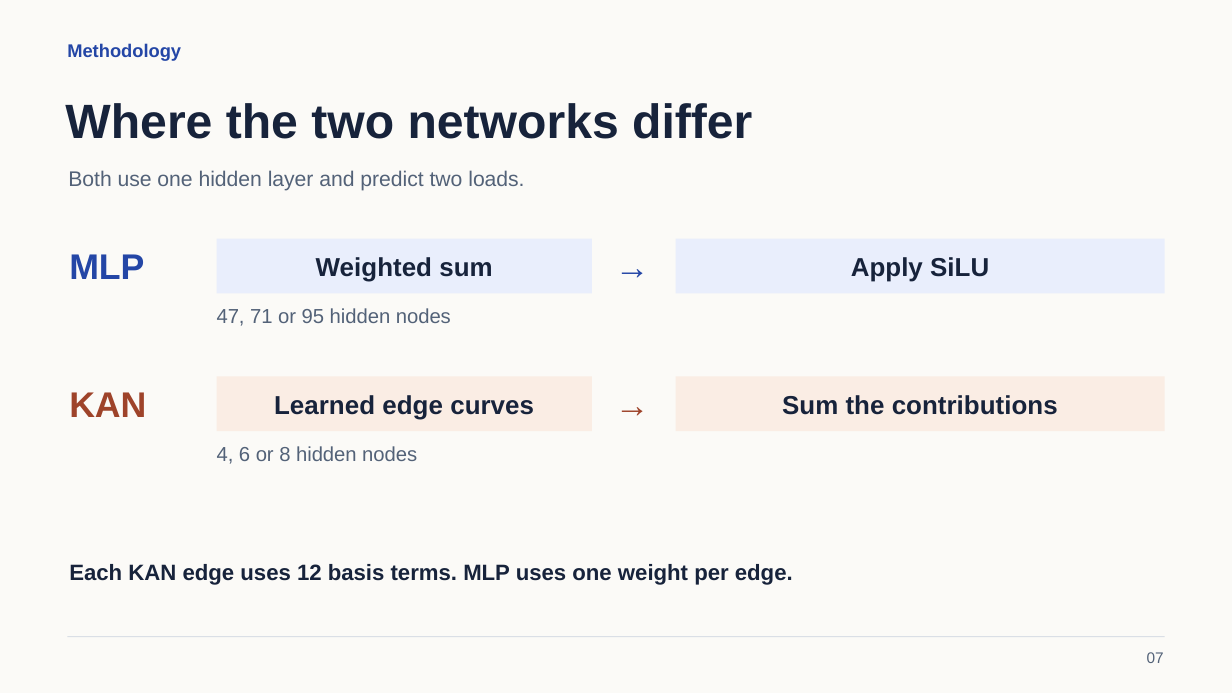
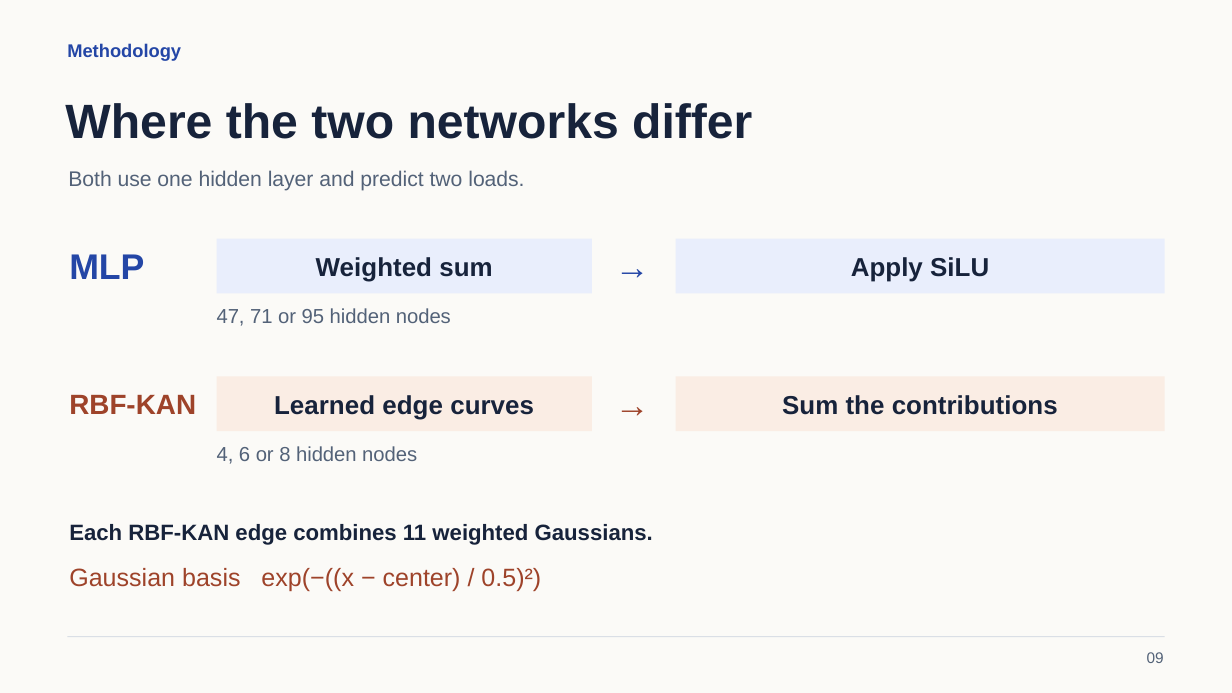
Before and after one commit to wei470/8610-Project, a slide deck: slide 9 of Presentation.pptx (slide 7 before the commit). Drawn at 1232x693 pixels with LibreOffice and Linux fonts; fonts in the diff are those of the drawing. Boxes give left, top, right and bottom in pixels: in the first picture for what was removed or moved away, otherwise in the second. Text is boxed around its words. In the diff, an @@ line names an element or a change of style, - is before the commit and + after.

Commit message:
Update Gaussian KAN experiments and presentation

```diff
--- a/Presentation.pptx
+++ b/Presentation.pptx
@@ text at [69,395,196,414]: text changed; size 27.8 to 21.8 pt @@
-KAN
+RBF-KAN
@@ text at [69,524,653,545]: text changed @@
-Each KAN edge uses 12 basis terms. MLP uses one weight per edge.
+Each RBF-KAN edge combines 11 weighted Gaussians.
@@ text added at [69,568,541,591], 19.5 pt, text #9E432A @@
+Gaussian basis exp(−((x − center) / 0.5)²)
@@ text at [1147,652,1164,663]: text changed @@
-07
+09
```
Also in this commit, not shown: 13 other slides changed, 3 slides added, 42 other files.
